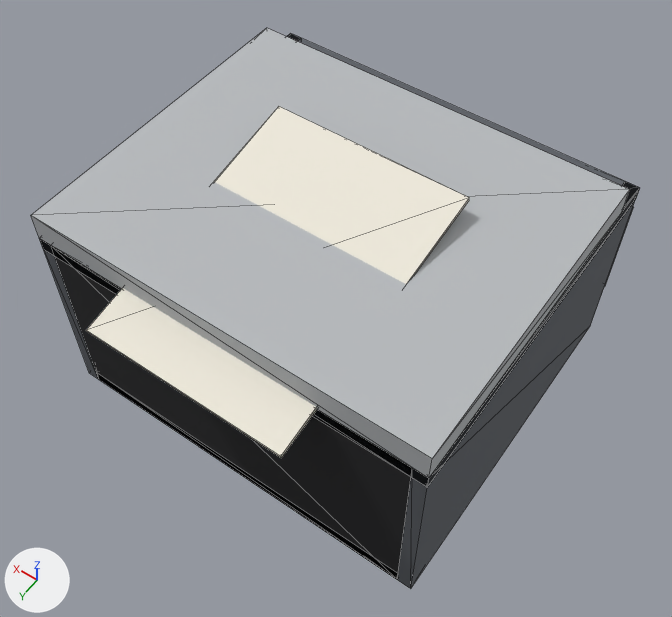
One commit to the glTF model site/models/GO_Printer_Desktop_01.glb: the scene before it, then after it.
One viewpoint serves both versions: a camera (50 mm lens) standing at (-0.346, 0.501, 0.853) and looking at (-0.016, 0.038, 0.126). Arrows for +X, +Y and +Z are at lower left; the lights stay in place. The first picture is the older version. Mesh edges are drawn as thin lines. Where no turn or scale is listed for an object, it has been applied to the vertices. Vertices at exactly the same position are counted once.

The first picture shows 'Cover', 'GO_Printer_Desktop_01'.
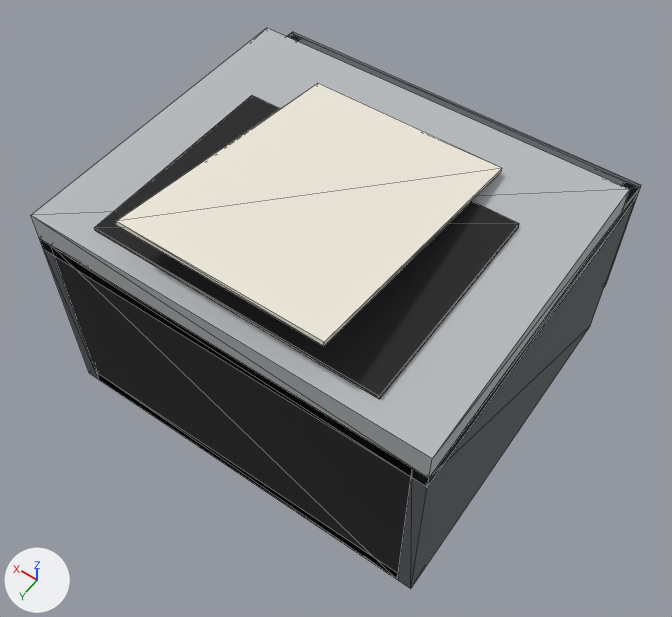
Patch to the scene script:
```diff
--- a/site/models/GO_Printer_Desktop_01.glb.py
+++ b/site/models/GO_Printer_Desktop_01.glb.py
@@ me_go_printer_desktop_01 @@
 # used by ob_go_printer_desktop_01; location = (0.0, 0.0, 0.0)
-me_go_printer_desktop_01.from_pydata(...)  # 90 vertices, 144 faces; spans x -0.21..0.21, y -0.2..0.237, z 0.0..0.271
+me_go_printer_desktop_01.from_pydata(...)  # 88 vertices, 144 faces; spans x -0.21..0.21, y -0.2..0.19, z 0.0..0.297
+# me_go_printer_desktop_01 part 1: the loose piece of 8 vertices spanning x -0.15..0.15, y -0.05..0.17, z 0.232..0.236 is moved by (0.0, 0.0, 0.018)
+# me_go_printer_desktop_01 part 2: the loose piece of 8 vertices spanning x -0.105..0.105, y -0.037..0.237, z 0.209..0.271 is turned 20 degrees about the x axis through its middle, then moved by (0.0, -0.06, 0.036)
+# me_go_printer_desktop_01 part 3
+# 4 vertices are removed from x -0.21..0.21, y -0.194..-0.19, z 0.19
+# 10 faces are deleted
+# 2 vertices are added at (-0.21, -0.194, 0.22), (0.21, -0.194, 0.22)
+# 10 new faces join them
 me_go_printer_desktop_01.materials.append(mat_globalpalette)
```

Pixel boxes [x1, y1, x2, y2] of what changed, in the pictures (672 x 617 px; the box of a moved part takes in the faces that stretch with it):
'GO_Printer_Desktop_01', reshaped: before [39, 33, 639, 589]; after [39, 32, 641, 589]
part 1 of me_go_printer_desktop_01, moved or reshaped (not visible before): after [94, 95, 519, 399]
part 2 of me_go_printer_desktop_01, moved or reshaped: before [86, 106, 469, 458]; after [116, 83, 502, 346]
part 3 of me_go_printer_desktop_01, moved or reshaped: before [604, 207, 634, 287]; after [291, 32, 641, 287]
